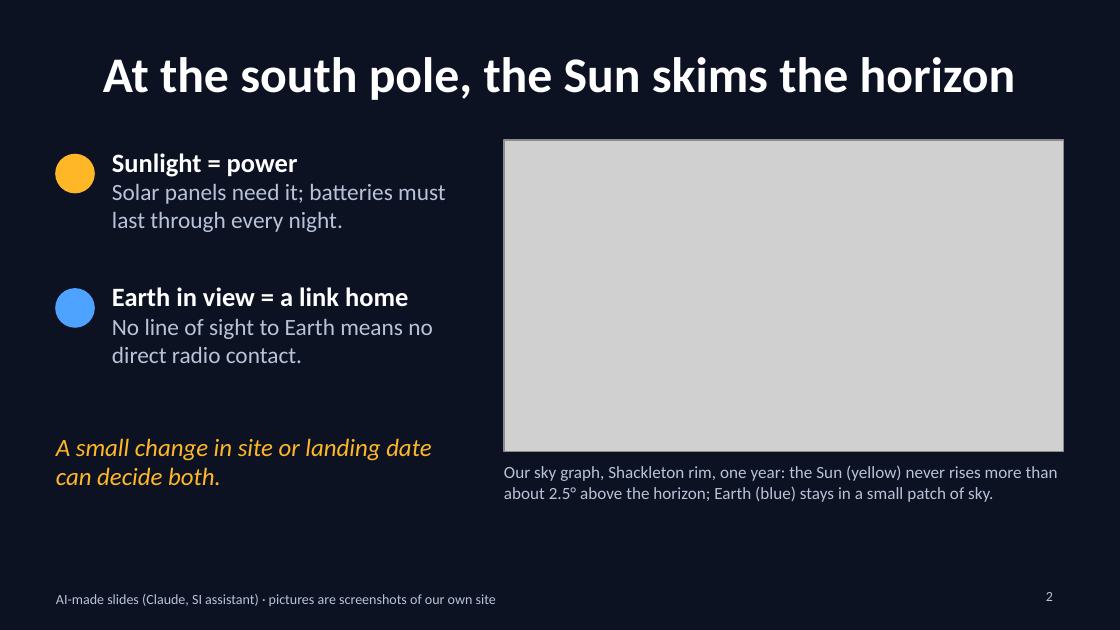
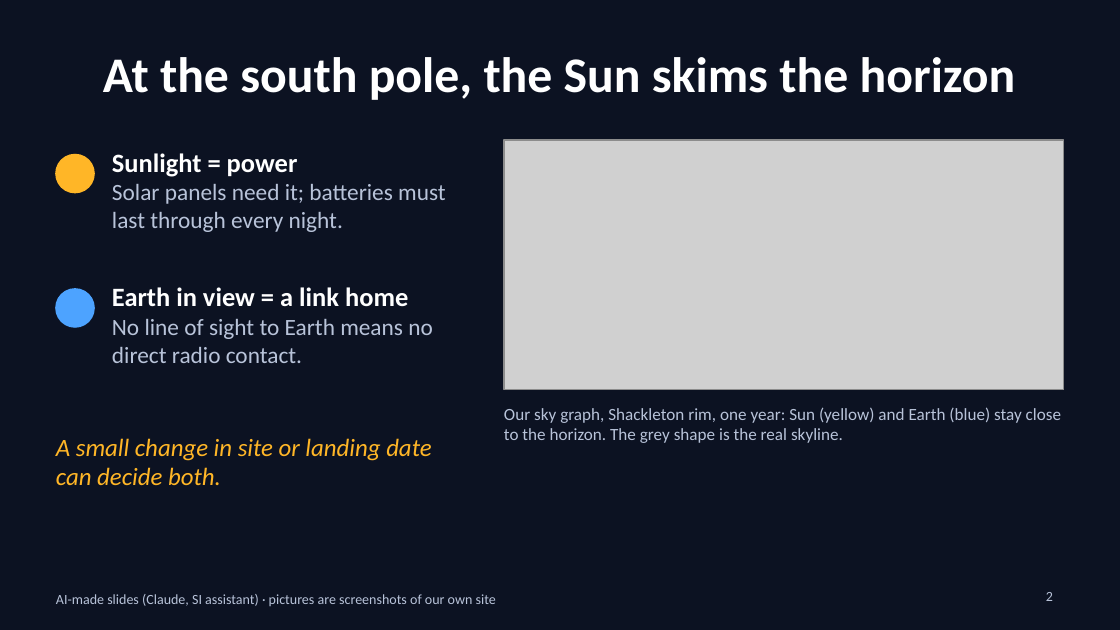
Before and after one commit to stevenjc2009-byte/clps-lunar-browser, a slide deck: slide 2 of docs/slides.pptx. Drawn at 1120x630 pixels with LibreOffice and Linux fonts; fonts in the diff are those of the drawing; grey boxes stand for pictures. Boxes give left, top, right and bottom in pixels: in the first picture for what was removed or moved away, otherwise in the second. Text is boxed around its words. In the diff, an @@ line names an element or a change of style, - is before the commit and + after.

```diff
--- a/docs/slides.pptx
+++ b/docs/slides.pptx
@@ picture: place and size @@
-picture at [504, 140, 1064, 451]
+picture at [504, 140, 1064, 390]
@@ text at [504, 407, 1061, 443]: text changed @@
-Our sky graph, Shackleton rim, one year: the Sun (yellow) never rises more than about 2.5° above the horizon; Earth (blue) stays in a small patch of sky.
+Our sky graph, Shackleton rim, one year: Sun (yellow) and Earth (blue) stay close to the horizon. The grey shape is the real skyline.
```
Also in this commit, not shown: 1 other slide changed, 4 slides added, 4 slides removed, 17 other files.
